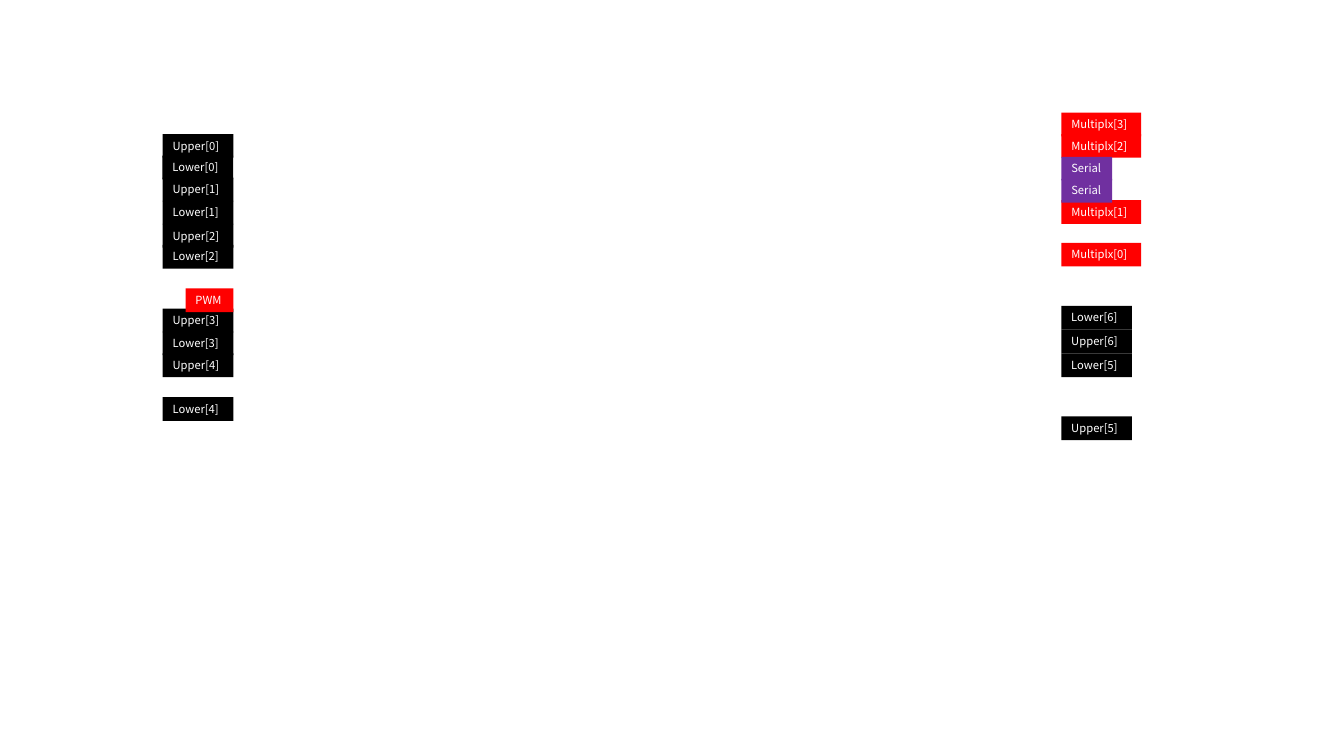
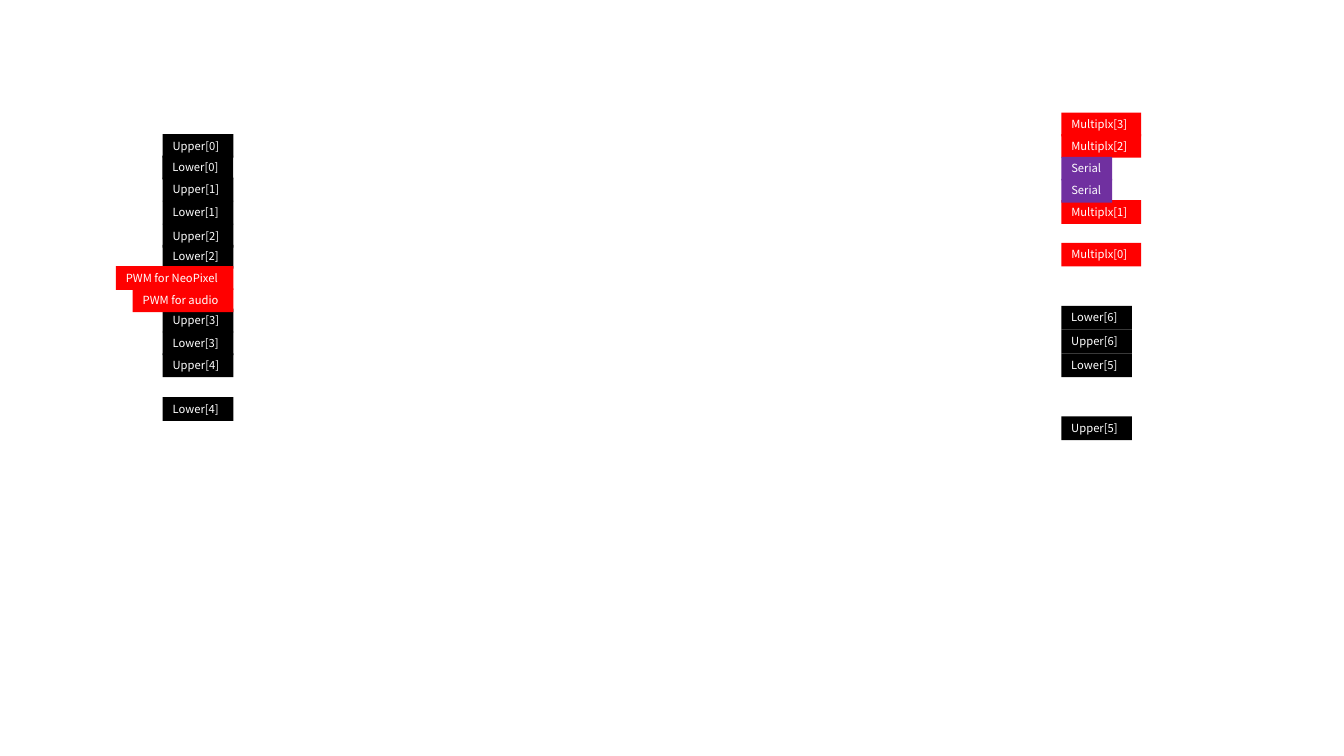
Before and after one commit to robotoGAsensei/multiPlayersPiano, a slide deck: slide 1 of doc/01_electronics/pin_assign.pptx. Drawn at 1344x756 pixels with LibreOffice and Linux fonts; fonts in the diff are those of the drawing; background and template pictures are left out. Boxes give left, top, right and bottom in pixels: in the first picture for what was removed or moved away, otherwise in the second. Text is boxed around its words. In the diff, an @@ line names an element or a change of style, - is before the commit and + after.

```diff
--- a/doc/01_electronics/pin_assign.pptx
+++ b/doc/01_electronics/pin_assign.pptx
@@ rectangle added at [116, 266, 233, 290], fill #FF0000, 8 pt, text #FFFFFF @@
+PWM for NeoPixel
@@ rectangle "PWM for audio": place and size @@
-rectangle "PWM for audio" at [186, 288, 233, 313]
+rectangle "PWM for audio" at [133, 288, 234, 313]
@@ text in rectangle at [143, 295, 218, 304]: text changed @@
-PWM
+PWM for audio
```
Also in this commit, not shown: 2 other files.
